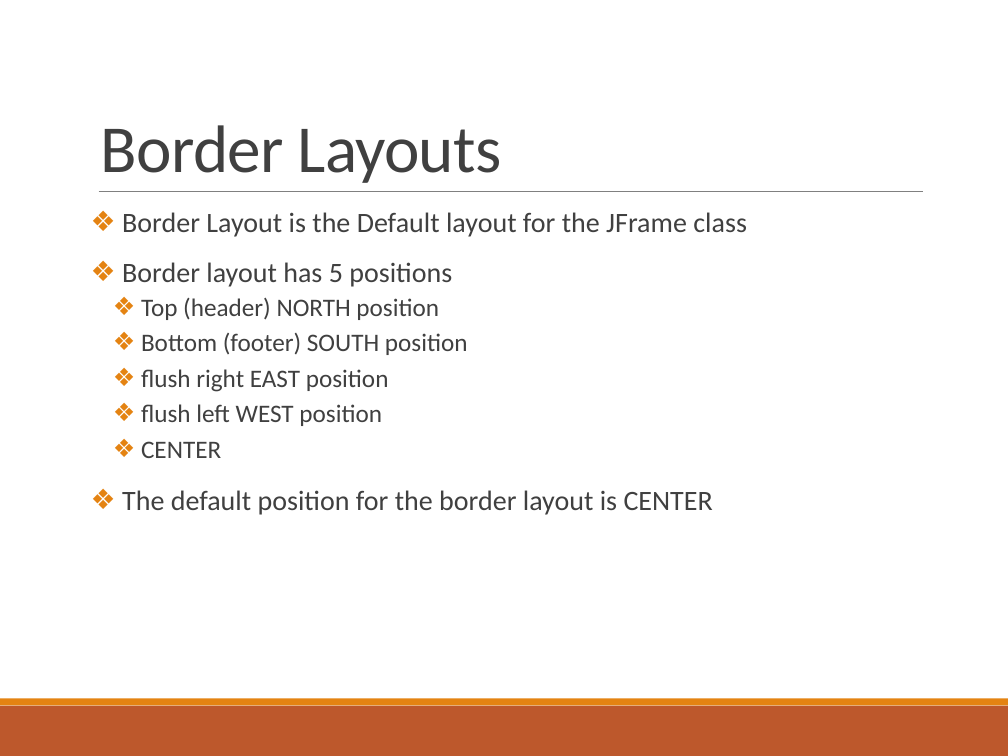
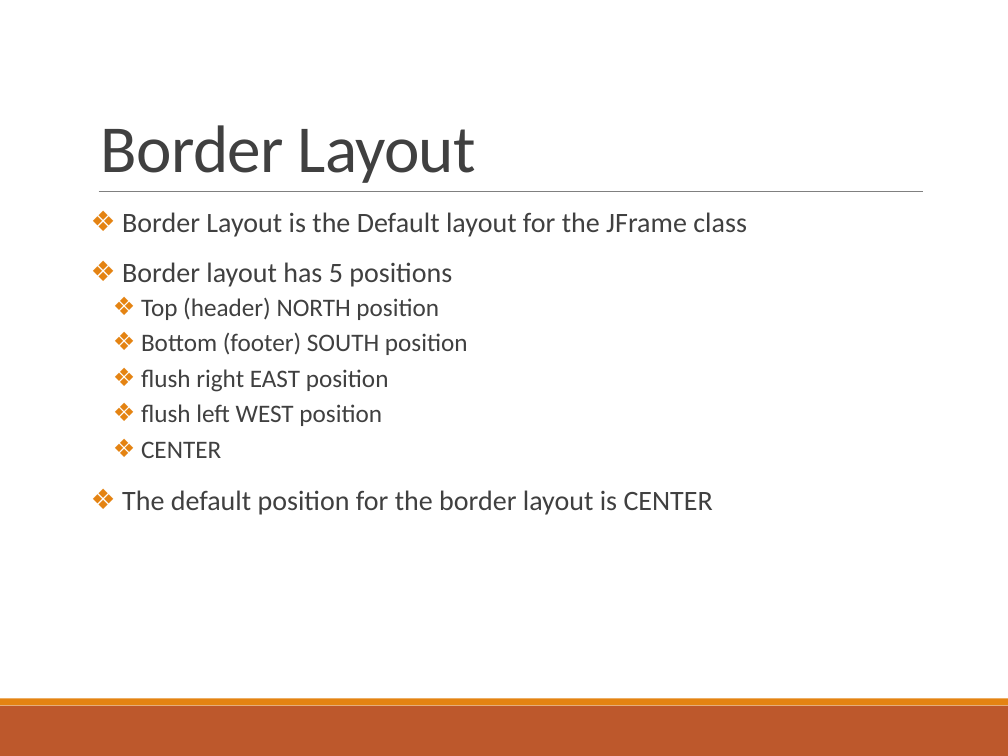
Before and after one commit to deeperj/dillinger, a slide deck: slide 14 of thesis/ukapp2/wqu_isc/sofware_design/Javabc06.pptx. Drawn at 1008x756 pixels with LibreOffice and Linux fonts; fonts in the diff are those of the drawing. Boxes give left, top, right and bottom in pixels: in the first picture for what was removed or moved away, otherwise in the second. Text is boxed around its words. In the diff, an @@ line names an element or a change of style, - is before the commit and + after.

```diff
--- a/thesis/ukapp2/wqu_isc/sofware_design/Javabc06.pptx
+++ b/thesis/ukapp2/wqu_isc/sofware_design/Javabc06.pptx
@@ title at (101,125,476,183): text changed @@
-Border Layouts
+Border Layout
```
Also in this commit, not shown: 3 other slides changed, 1 slide added, 5 other files.
